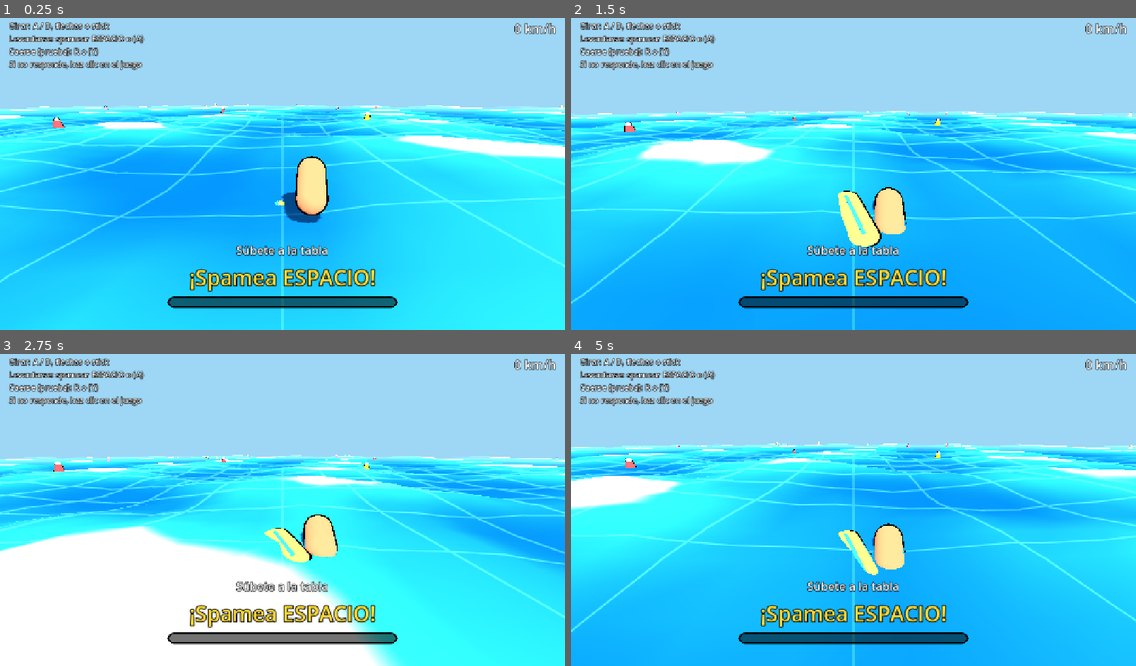
Above: before the commit, frames 1-4 (two rows, left to right).
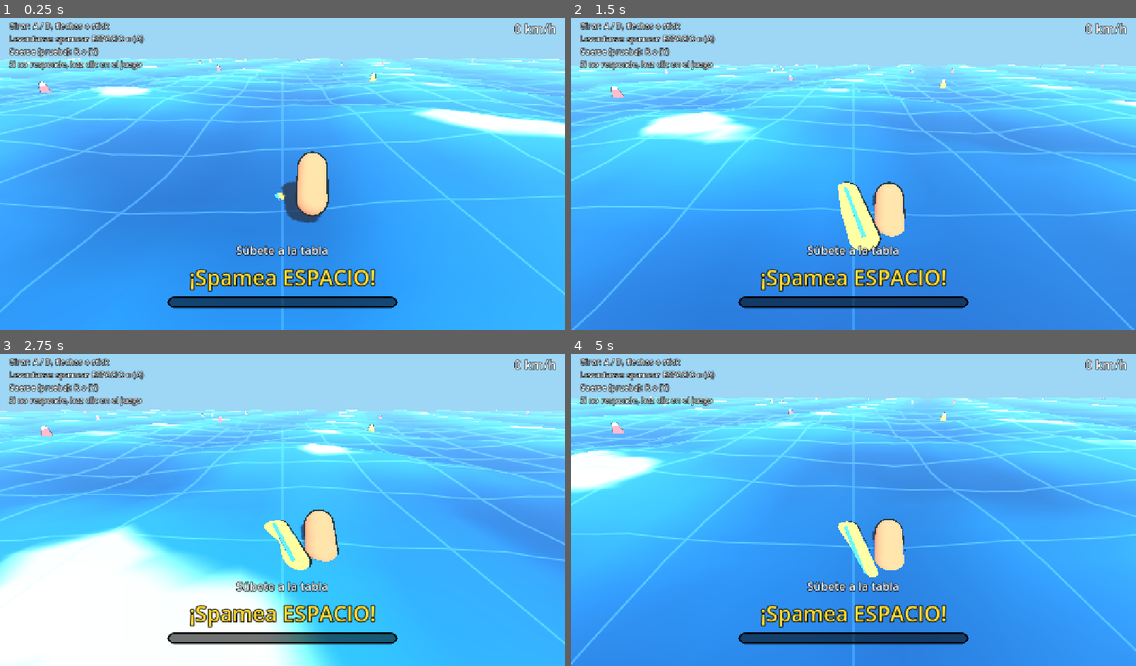
Above: after the commit, the same moments.

Repository: asimplesurfer/simplesurf
Game: Godot game, scene res://main.tscn
The game is run twice, just before and just after one commit, with the same random seed, the same clock (stepped at 60 frames per second) and the same inputs.
Inputs (mouse positions are in pixels of both pictures, inside the frame that each line leads up to):
- Up to frame 1 (0.25 s): no input
- Up to frame 2 (1.5 s): tap Enter at 0.5 s; move the mouse to (977, 155) at 0.52 s; hold D (p1_right) 0.53-1.25 s; tap Space (p1_a) at 0.6 s; click (977, 155) at 0.67 s; drag from (740, 186) to (825, 236) at 1.27 s
- Up to frame 3 (2.75 s): move the mouse to (339, 438) at 2.02 s; hold D (p1_right) from 2.03 s (still down); tap Shift at 2.1 s
- Up to frame 4 (5 s): release D (p1_right) at 2.75 s; drag from (825, 572) to (684, 460) at 2.77 s; move the mouse to (1023, 553) at 3.52 s; hold A (p1_left) 3.53-4.25 s; tap Space (p1_a) at 3.6 s; drag from (684, 460) to (768, 428) at 4.27 s

The runs differ from the first frame. In frame 1, 83% of the frame differs, in the area x 0-100%, y 12-100%; in frame 2, 79%; in frame 3, 64%; in frame 4, 81%.

Commit message:
Ajustes visuales: agua menos saturada, niebla y cámara más cerca
Co-Authored-By: Claude Opus 5.5 <noreply@anthropic.com>
Claude-Session: https://claude.ai/code/session_0158oNfJa2g5qsqyuATh8Mjh

Diff:
--- a/core/camera/chase_camera.gd
+++ b/core/camera/chase_camera.gd
@@ -3,12 +3,12 @@
 ## Cámara que sigue al Rider desde atrás. Una por jugador (player_index).
 
 @export var target_path: NodePath
-@export var distance: float = 7.5
-@export var height: float = 3.3
+@export var distance: float = 6.0
+@export var height: float = 2.7
 @export var look_height: float = 1.0
 ## Cámara más cerca cuando está caído, para ver bien la animación.
-@export var fallen_distance: float = 5.0
-@export var fallen_height: float = 2.4
+@export var fallen_distance: float = 4.5
+@export var fallen_height: float = 3.2
 @export var follow_sharpness: float = 5.0
 
 var target: Rider
--- a/main.tscn
+++ b/main.tscn
@@ -11,12 +11,10 @@
 background_color = Color(0.62, 0.84, 0.96, 1)
 ambient_light_source = 2
 ambient_light_color = Color(0.75, 0.88, 1, 1)
-ambient_light_energy = 0.7
+ambient_light_energy = 0.45
 fog_enabled = true
-fog_mode = 1
 fog_light_color = Color(0.62, 0.84, 0.96, 1)
-fog_depth_begin = 55.0
-fog_depth_end = 115.0
+fog_density = 0.012
 
 [node name="Main" type="Node3D"]
 
--- a/world/water/water.gdshader
+++ b/world/water/water.gdshader
@@ -10,12 +10,12 @@
 uniform float speed_scale = 1.0;
 uniform float wave_time = 0.0; // lo actualiza water.gd cada frame
 
-uniform vec3 deep_color : source_color = vec3(0.04, 0.36, 0.62);
-uniform vec3 shallow_color : source_color = vec3(0.16, 0.64, 0.82);
+uniform vec3 deep_color : source_color = vec3(0.02, 0.24, 0.48);
+uniform vec3 shallow_color : source_color = vec3(0.08, 0.48, 0.7);
 uniform vec3 foam_color : source_color = vec3(0.93, 0.98, 1.0);
-uniform float foam_height = 0.36;
+uniform float foam_height = 0.42;
 // Cuadrícula sutil para que se note la malla y la velocidad.
-uniform vec3 grid_color : source_color = vec3(0.62, 0.9, 0.98);
+uniform vec3 grid_color : source_color = vec3(0.55, 0.85, 0.95);
 uniform float grid_size = 4.0;
 uniform float grid_strength = 0.3;
 uniform float grid_fade_distance = 60.0;
@@ -51,7 +51,7 @@
 void fragment() {
 	vec3 col = mix(deep_color, shallow_color, smoothstep(-0.5, 0.5, v_height));
 	float foam = smoothstep(foam_height, foam_height + 0.1, v_height);
-	col = mix(col, foam_color, foam * 0.85);
+	col = mix(col, foam_color, foam * 0.7);
 
 	vec2 gp = v_world.xz / grid_size;
 	vec2 gw = max(fwidth(gp), vec2(0.0001));
@@ -61,6 +61,6 @@
 	col = mix(col, grid_color, line * grid_strength * fade);
 
 	ALBEDO = col;
-	ROUGHNESS = 0.3;
-	SPECULAR = 0.4;
+	ROUGHNESS = 0.55;
+	SPECULAR = 0.2;
 }
